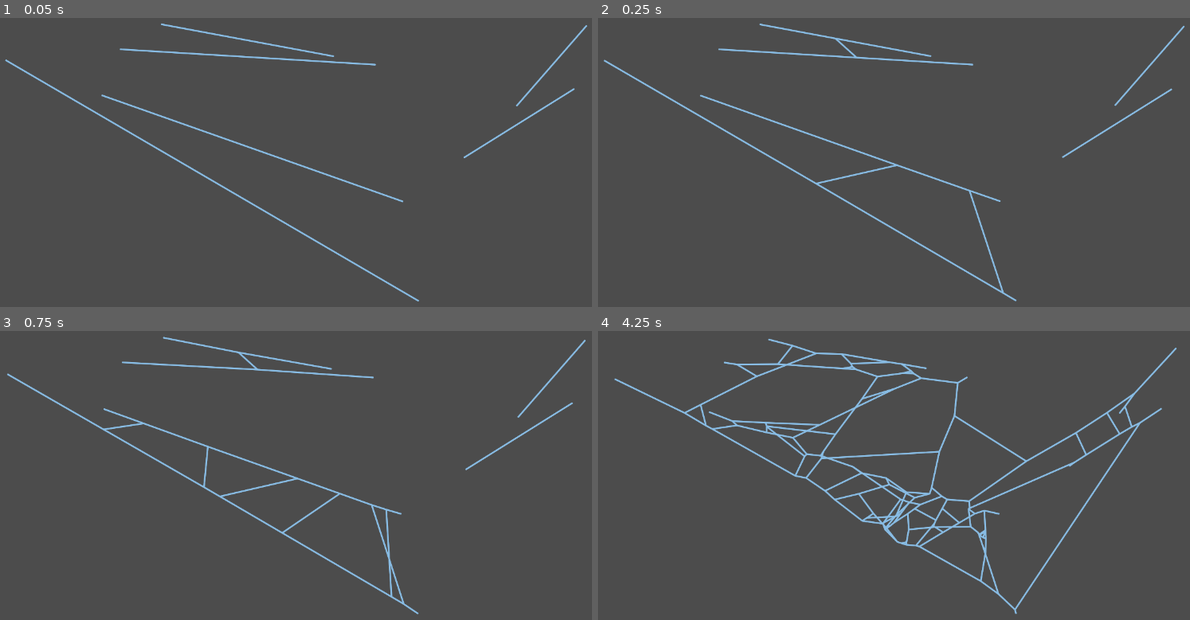
Above: before the commit, frames 1-4 (two rows, left to right).
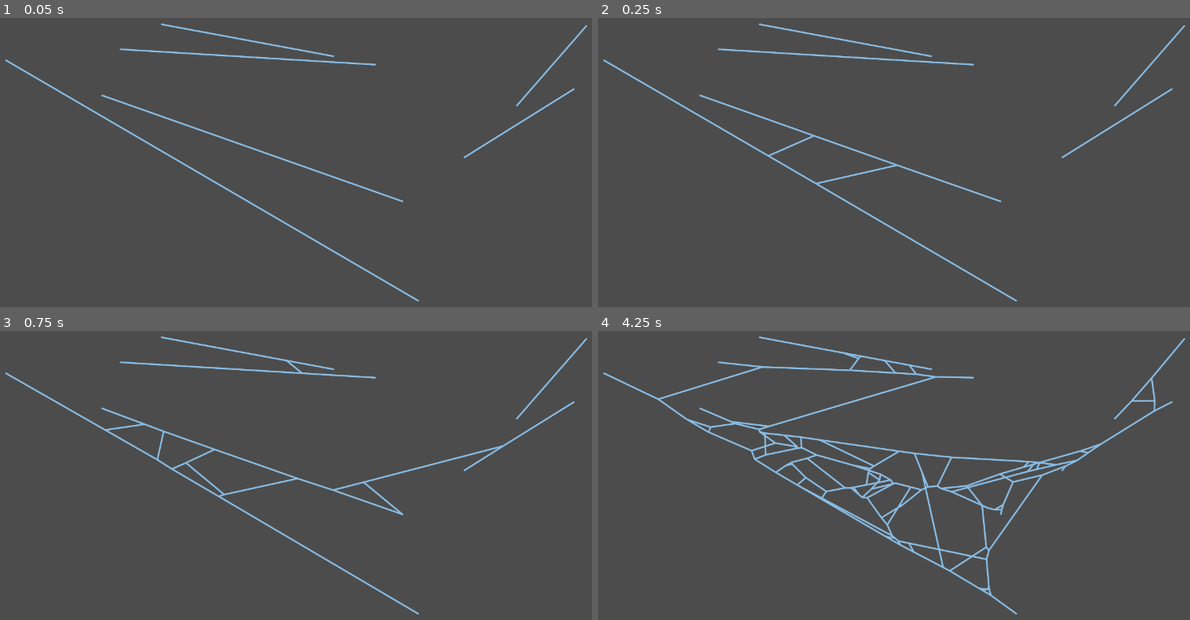
Above: after the commit, the same moments.

Repository: silvanocerza/tangler
Game: Godot game, scene res://Main.tscn
Two runs of this game, one before a commit and one after it. Both use one fixed random seed, a clock stepped at 60 frames per second and the inputs below.
Inputs:
- Up to frame 1 (0.05 s): no input
- Up to frame 2 (0.25 s): no input
- Up to frame 3 (0.75 s): no input
- Up to frame 4 (4.25 s): no input

Frame 1 is identical in both runs. In frame 2, 0.3% of the frame differs, in the area x 0-100%, y 1-99%; in frame 3, 2.3%; in frame 4, 8.2%.

Commit message:
Initial nodes now don't move with other nodes

Diff:
--- a/Main.gd
+++ b/Main.gd
@@ -3,6 +3,7 @@
 var max_x: float
 var max_y: float
 var graph: Graph
+var initial_nodes: Array
 var count: int
 export(int) var starting_edges: int = 6
 export(float) var minimum_distance: float = 50.0
@@ -36,6 +37,7 @@
 		if not inter:
 			graph.add_edge(Vector2(x1, y1), Vector2(x2, y2))
 			edges_added += 1
+	initial_nodes = graph.get_nodes()
 
 func intersect(a: Array, b: Array) -> Dictionary:
 	var a0: Vector2 = a[0]
@@ -128,7 +130,14 @@
 
 func move_nodes() -> void:
 	var forces: Dictionary = {}
-	for node in graph.get_nodes():
+	var movable_nodes: Array = graph.get_nodes()
+
+	# We don't want to move the initial nodes otherwise
+	# the web would tend to close a lot
+	for node in initial_nodes:
+		movable_nodes.erase(node)
+
+	for node in movable_nodes:
 		var directions: Array = []
 		for edge in graph.get_edges_bfs(node, 1):
 			var distance: float = node.distance_to(edge)
